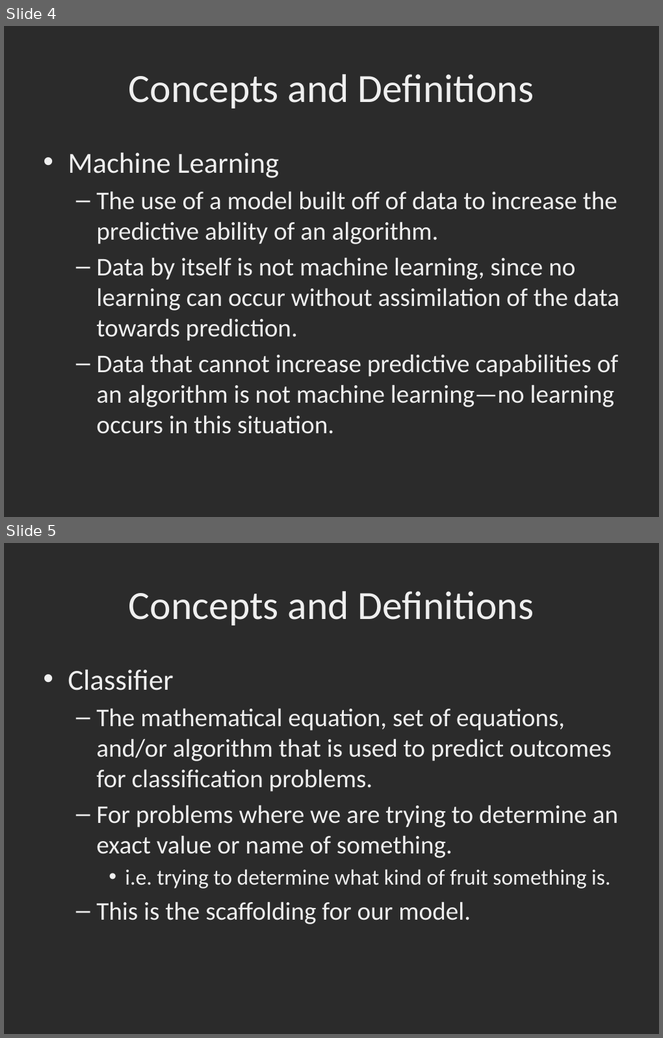
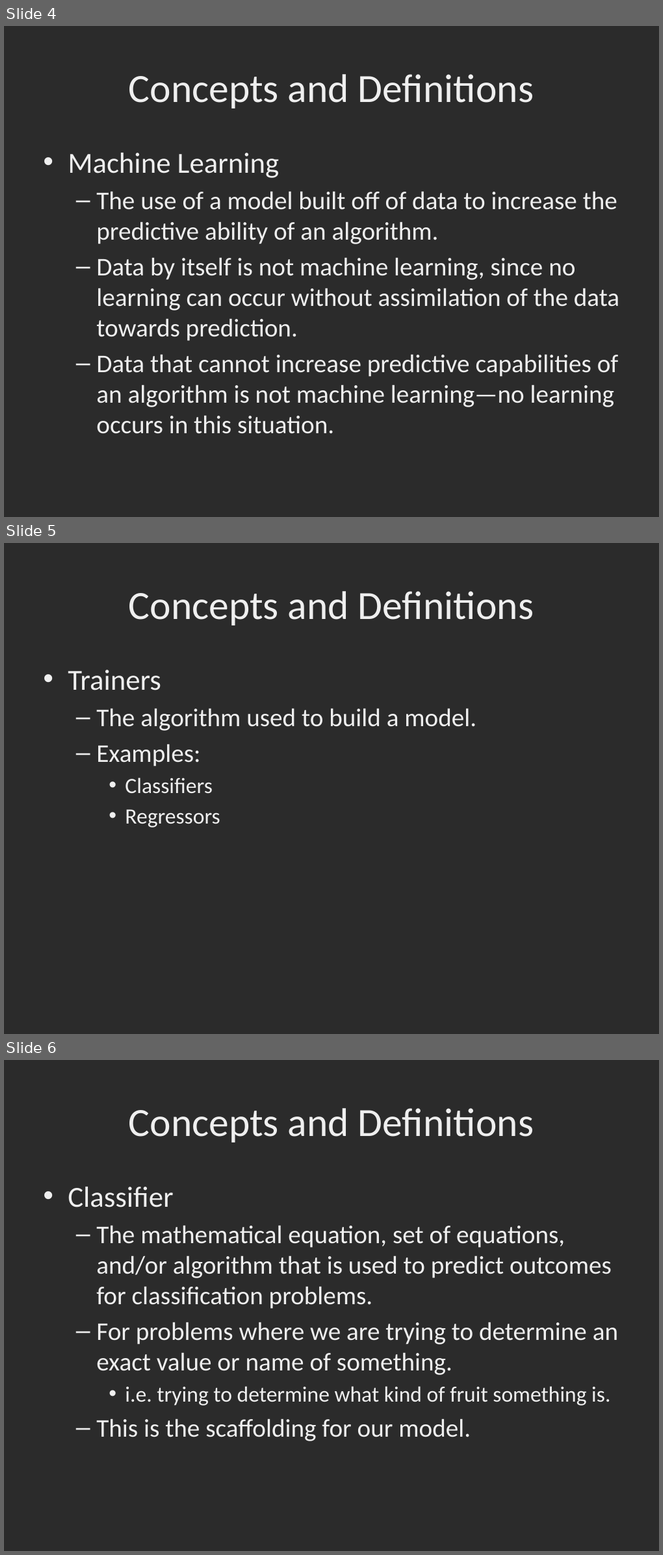
Before and after one commit to dbowmans46/PracticalProgramming, a slide deck: Session 7 - Python/Instructional Material/Session 7 - Python Brief Intro to Machine Learning with Scikit Learn.pptx. Shown one above the other, each under a label of ours: slides 4 and 5 before the commit, slides 4, 5 and 6 after it. The pictures are 663x1038 and 663x1555 pixels, drawn with LibreOffice and Linux fonts; fonts in the diff are those of the drawing; background and template pictures are left out; a plain dark background stands for a picture behind light text. Boxes give left, top, right and bottom in pixels: in the first picture for what was removed or moved away, otherwise in the second. Text is boxed around its words. In the diff, an @@ line names an element or a change of style, - is before the commit and + after.

Commit message:
Added slides for linear regressor, ridge, and lasso.  Added more classifiers to go over.

```diff
--- a/Session 7 - Python/Instructional Material/Session 7 - Python Brief Intro to Machine Learning with Scikit Learn.pptx
+++ b/Session 7 - Python/Instructional Material/Session 7 - Python Brief Intro to Machine Learning with Scikit Learn.pptx
@@ slide 5 added at [4,543,659,1034], background picture (left out) @@
@@ title added at [129,591,534,626], 44 pt, text #EFEFEF @@
+Concepts and Definitions
@@ text added at [68,670,477,828], 28 pt, text #EFEFEF @@
+• Trainers
+  – The algorithm used to build a model.
+  – Examples:
+    • Classifiers
+    • Regressors
@@ what was slide 5 is now slide 6 @@
```
Also in this commit, not shown: 6 slides changed, 17 other slides added.
